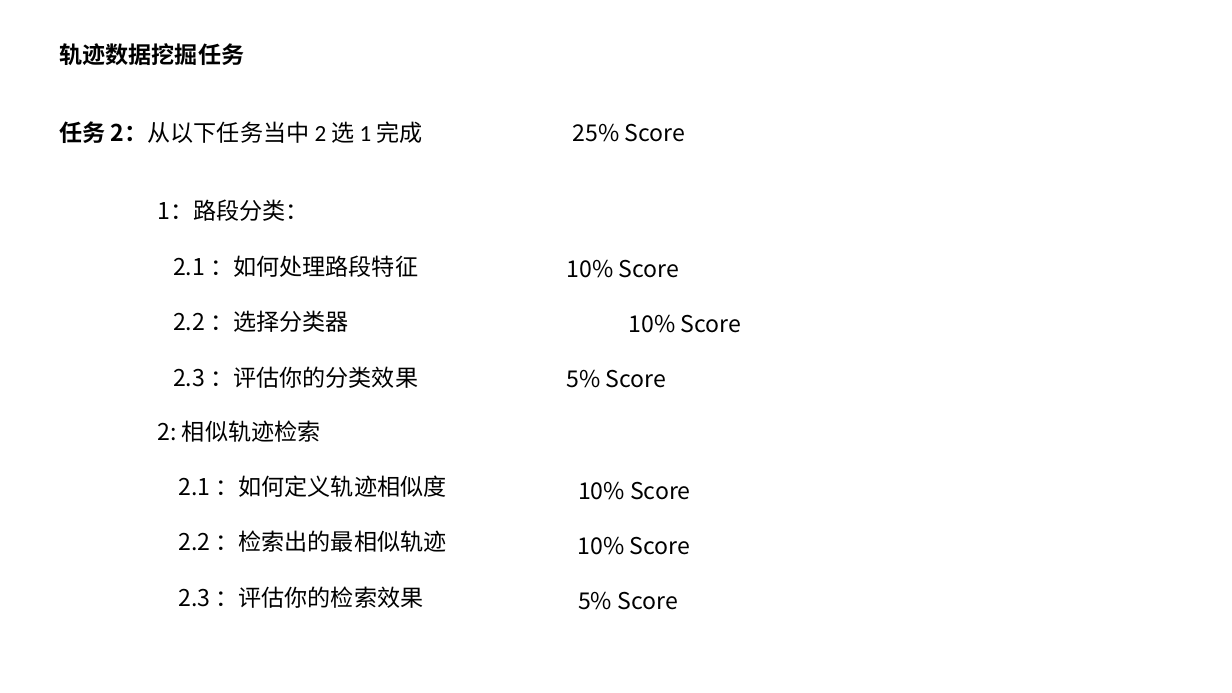
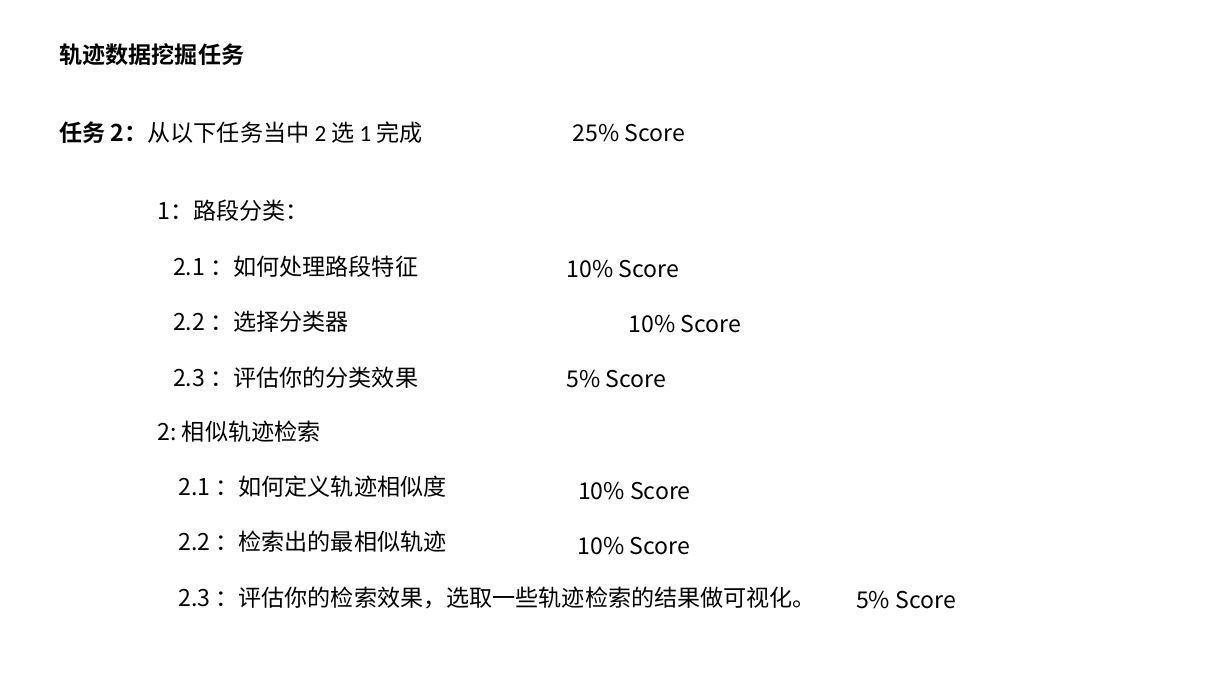
Before and after one commit to yyf-buaa/DM_2024_Dataset, a slide deck: slide 3 of 作业说明.pptx. Drawn at 1232x693 pixels with LibreOffice and Linux fonts; fonts in the diff are those of the drawing. Boxes give left, top, right and bottom in pixels: in the first picture for what was removed or moved away, otherwise in the second. Text is boxed around its words. In the diff, an @@ line names an element or a change of style, - is before the commit and + after.

```diff
--- a/作业说明.pptx
+++ b/作业说明.pptx
@@ text at [178,530,817,609]: text changed @@
-2.2 ：检索出的最相似轨迹
-2.3 ：评估你的检索效果
+2.2 ：检索出的最相似轨迹
+2.3 ：评估你的检索效果，选取一些轨迹检索的结果做可视化。
@@ text "5% Score": place and size @@
-text "5% Score" at [578,591,677,610]
+text "5% Score" at [856,590,955,609]
```
Also in this commit, not shown: 5 other files.
